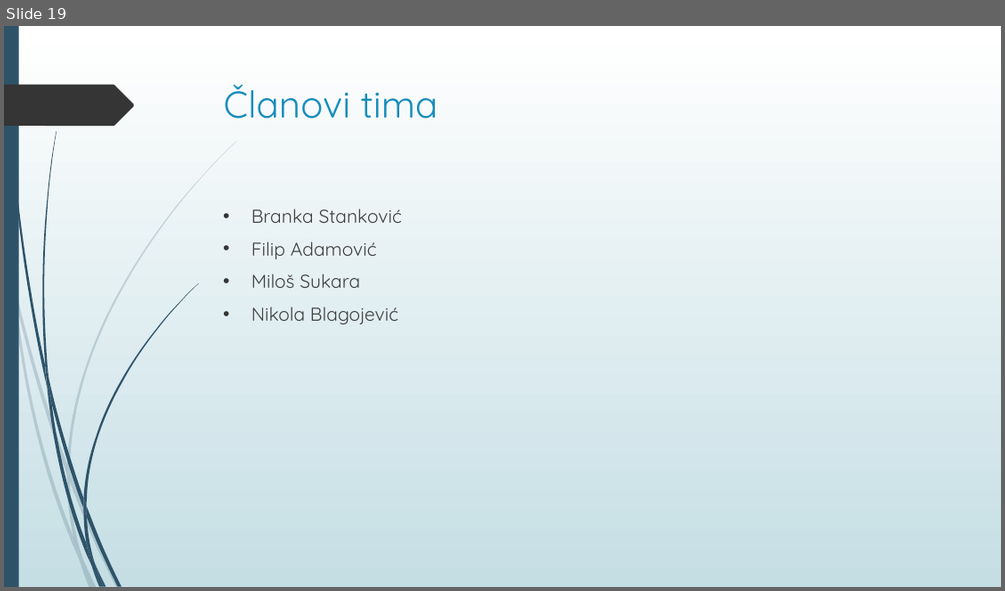
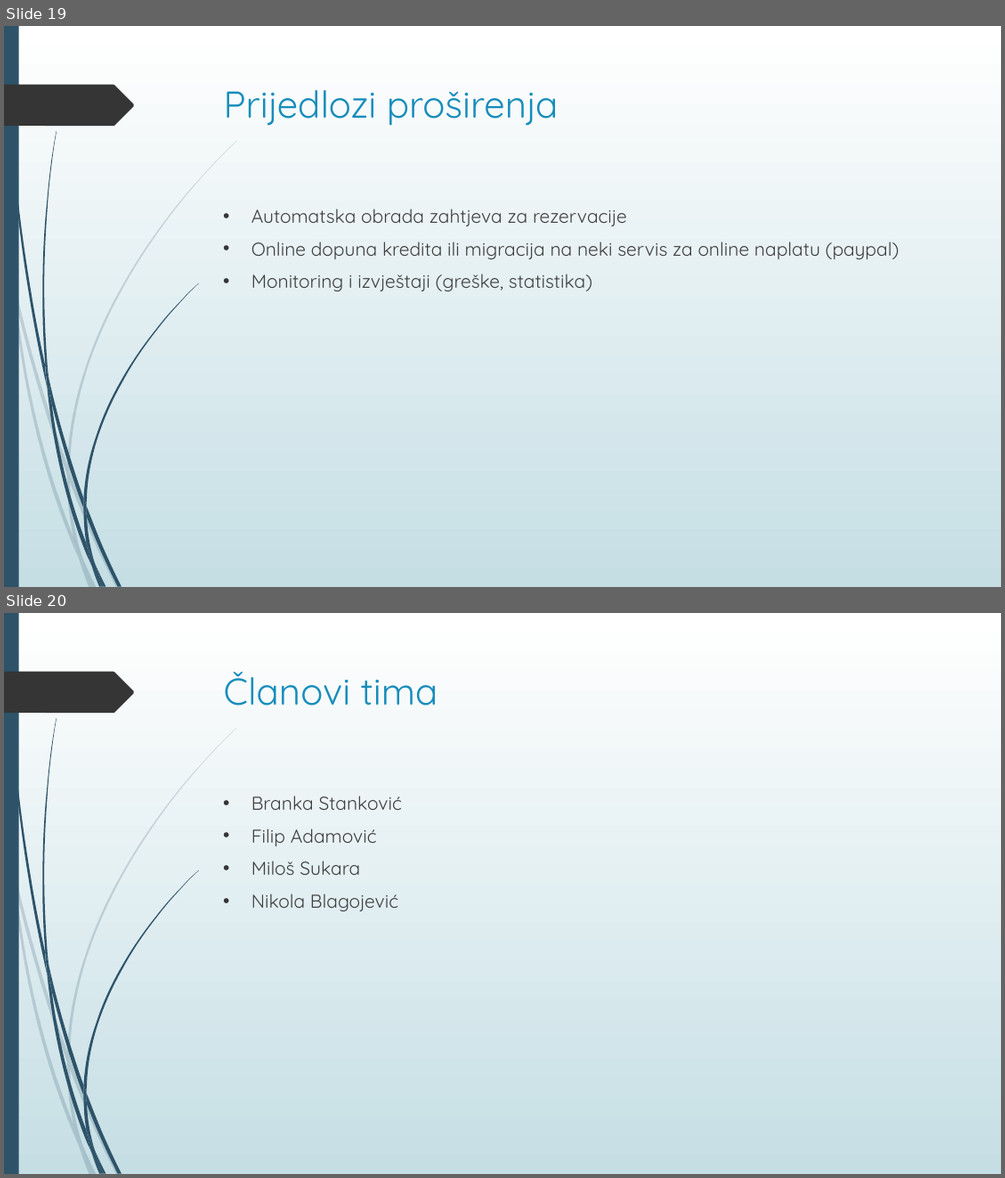
Before and after one commit to BNikola/ticketeer_old, a slide deck: Ticketeer.pptx. Shown one above the other, each under a label of ours: slide 19 before the commit, slides 19 and 20 after it. The pictures are 1005x591 and 1005x1178 pixels, drawn with LibreOffice and Linux fonts; fonts in the diff are those of the drawing. Boxes give left, top, right and bottom in pixels: in the first picture for what was removed or moved away, otherwise in the second. Text is boxed around its words. In the diff, an @@ line names an element or a change of style, - is before the commit and + after.

```diff
--- a/Ticketeer.pptx
+++ b/Ticketeer.pptx
@@ slide 19 added at [4,26,1001,587], background gradient #FFFFFF to #C5DEE5; not listed: 24 template elements that a slide beside it also shows @@
@@ title added at [224,90,558,126], 36 pt, text #178DBB @@
+Prijedlozi proširenja
@@ text added at [251,208,899,291], 18 pt, text #404040 @@
+• Automatska obrada zahtjeva za rezervacije
+• Online dopuna kredita ili migracija na neki servis za online naplatu (paypal)
+• Monitoring i izvještaji (greške, statistika)
@@ what was slide 19 is now slide 20 @@
```
Also in this commit, not shown: 1 other file.
